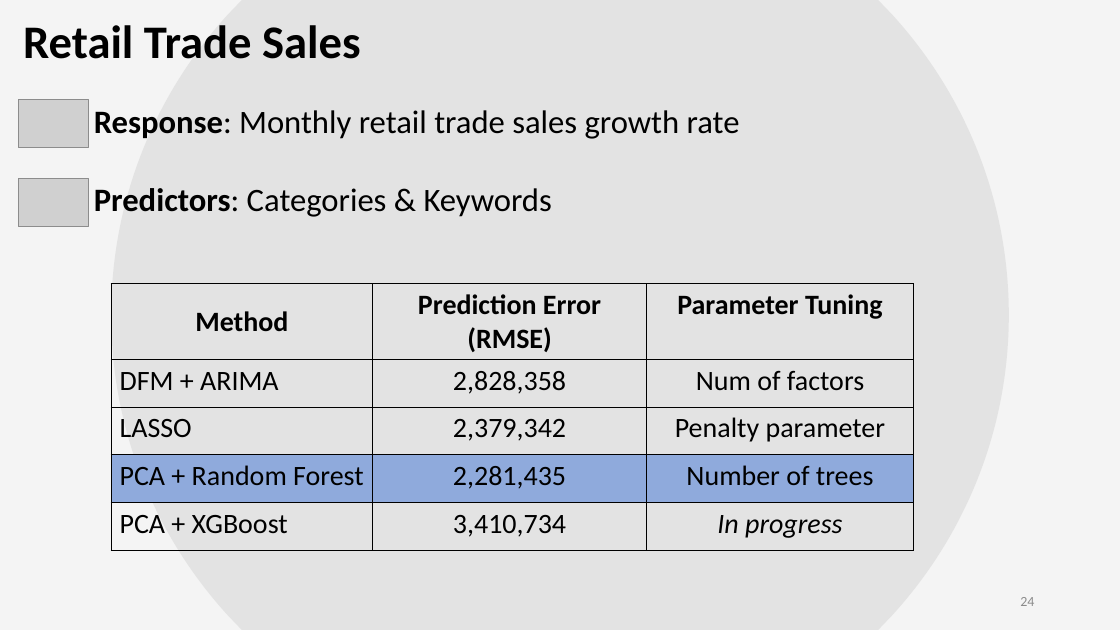
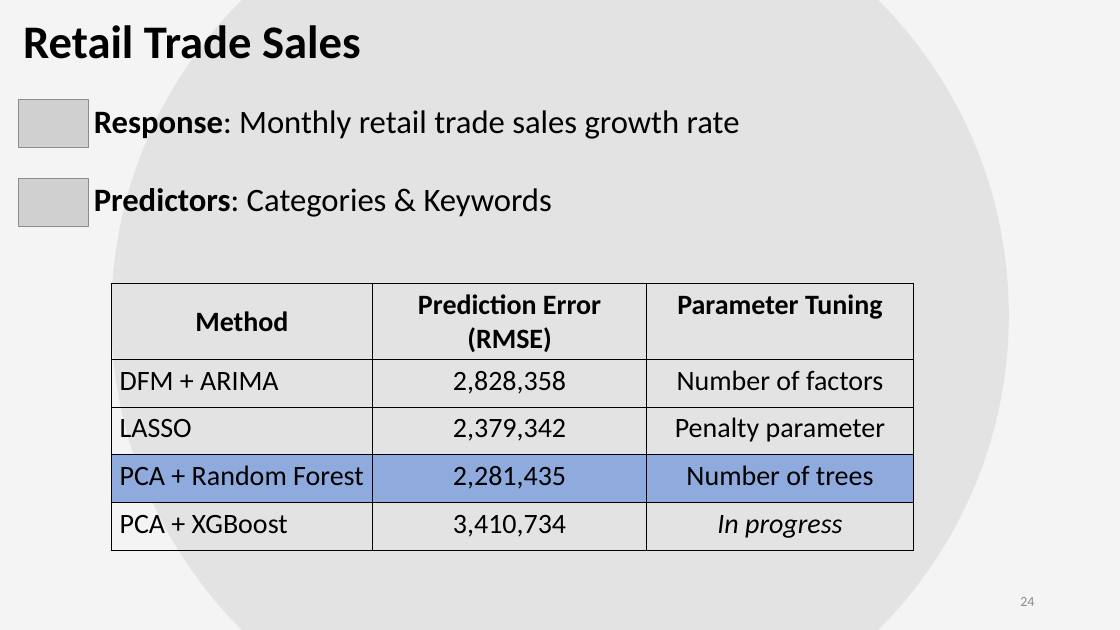
Before and after one commit to ubco-mds-2021-labs/capstone-project-googletrends_capstone, a slide deck: slide 24 of admin/weekly-updates/week5/capstone-midterm-final.pptx. Drawn at 1120x630 pixels with LibreOffice and Linux fonts; fonts in the diff are those of the drawing; grey boxes stand for pictures. Boxes give left, top, right and bottom in pixels: in the first picture for what was removed or moved away, otherwise in the second. Text is boxed around its words. In the diff, an @@ line names an element or a change of style, - is before the commit and + after.

```diff
--- a/admin/weekly-updates/week5/capstone-midterm-final.pptx
+++ b/admin/weekly-updates/week5/capstone-midterm-final.pptx
@@ table at (111, 284, 913, 550) @@
-row 2, column 3: Num of factors
+row 2, column 3: Number of factors
```
Also in this commit, not shown: 5 other slides changed, 2 other files.
